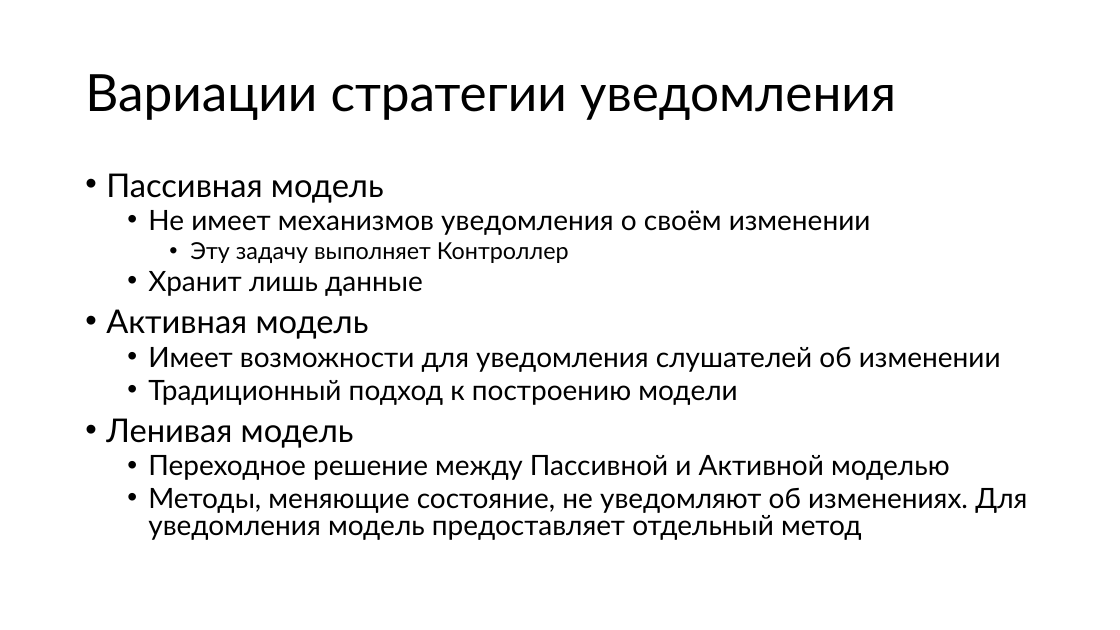
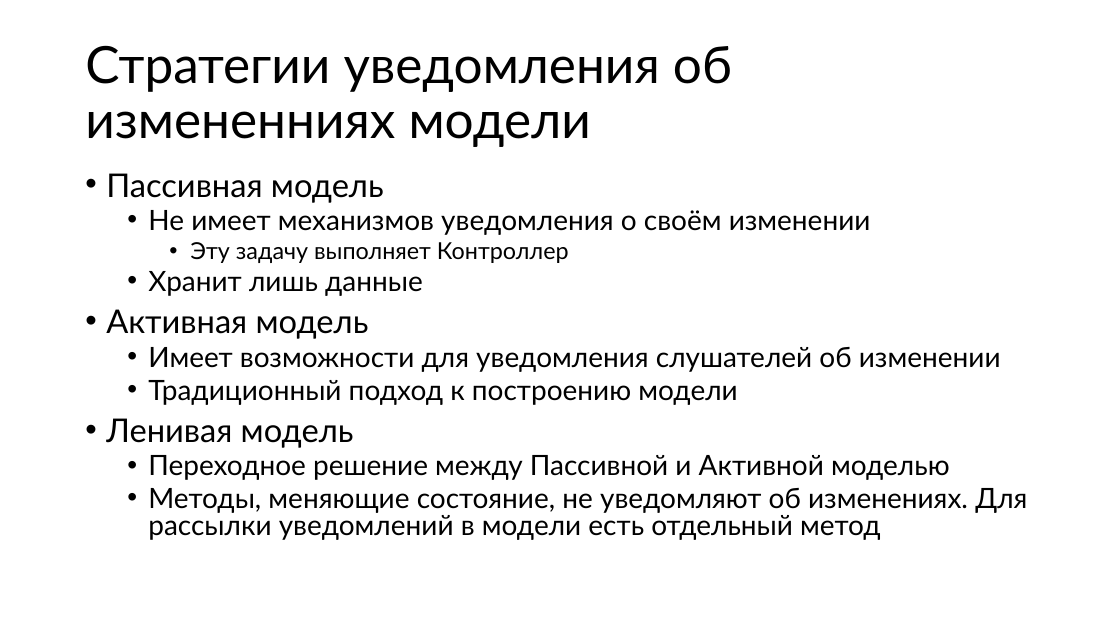
Before and after one commit to alexey-malov/ood, a slide deck: slide 33 of lectures/16.mvxx/mvxx.pptx (slide 41 before the commit). Drawn at 1120x630 pixels with LibreOffice and Linux fonts; fonts in the diff are those of the drawing. Boxes give left, top, right and bottom in pixels: in the first picture for what was removed or moved away, otherwise in the second. Text is boxed around its words. In the diff, an @@ line names an element or a change of style, - is before the commit and + after.

```diff
--- a/lectures/16.mvxx/mvxx.pptx
+++ b/lectures/16.mvxx/mvxx.pptx
@@ title at (x1=85, y1=45, x2=732, y2=147): text changed @@
-Вариации стратегии уведомления
+Стратегии уведомления об измененниях модели
@@ text at (x1=148, y1=488, x2=1027, y2=540): text changed @@
-  • Методы, меняющие состояние, не уведомляют об изменениях. Для уведомления модель предоставляет отдельный метод
+  • Методы, меняющие состояние, не уведомляют об изменениях. Для рассылки уведомлений в модели есть отдельный метод
```
Also in this commit, not shown: 19 other slides changed, 9 slides added, 12 slides removed, 2 other files.
